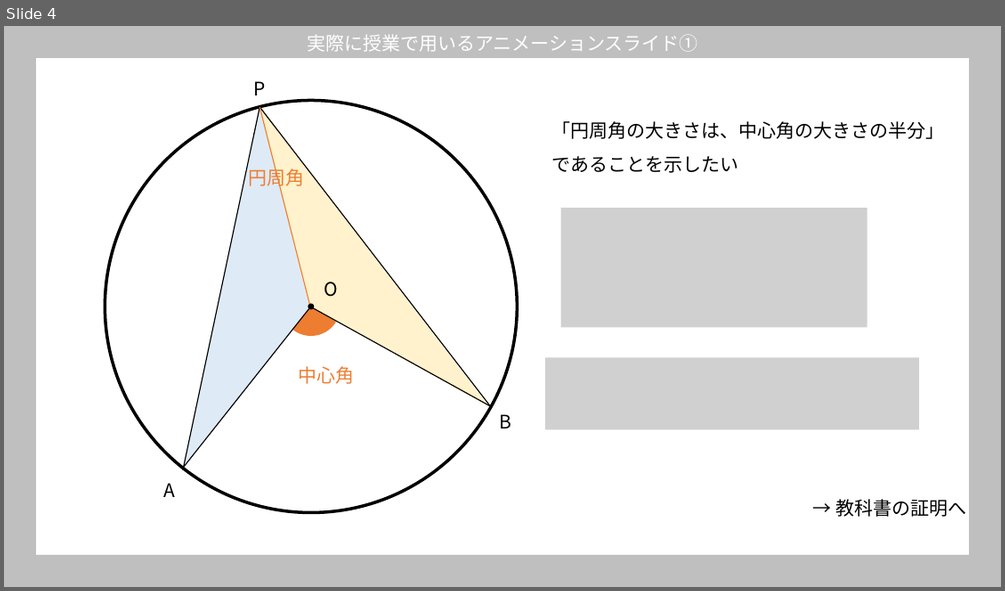
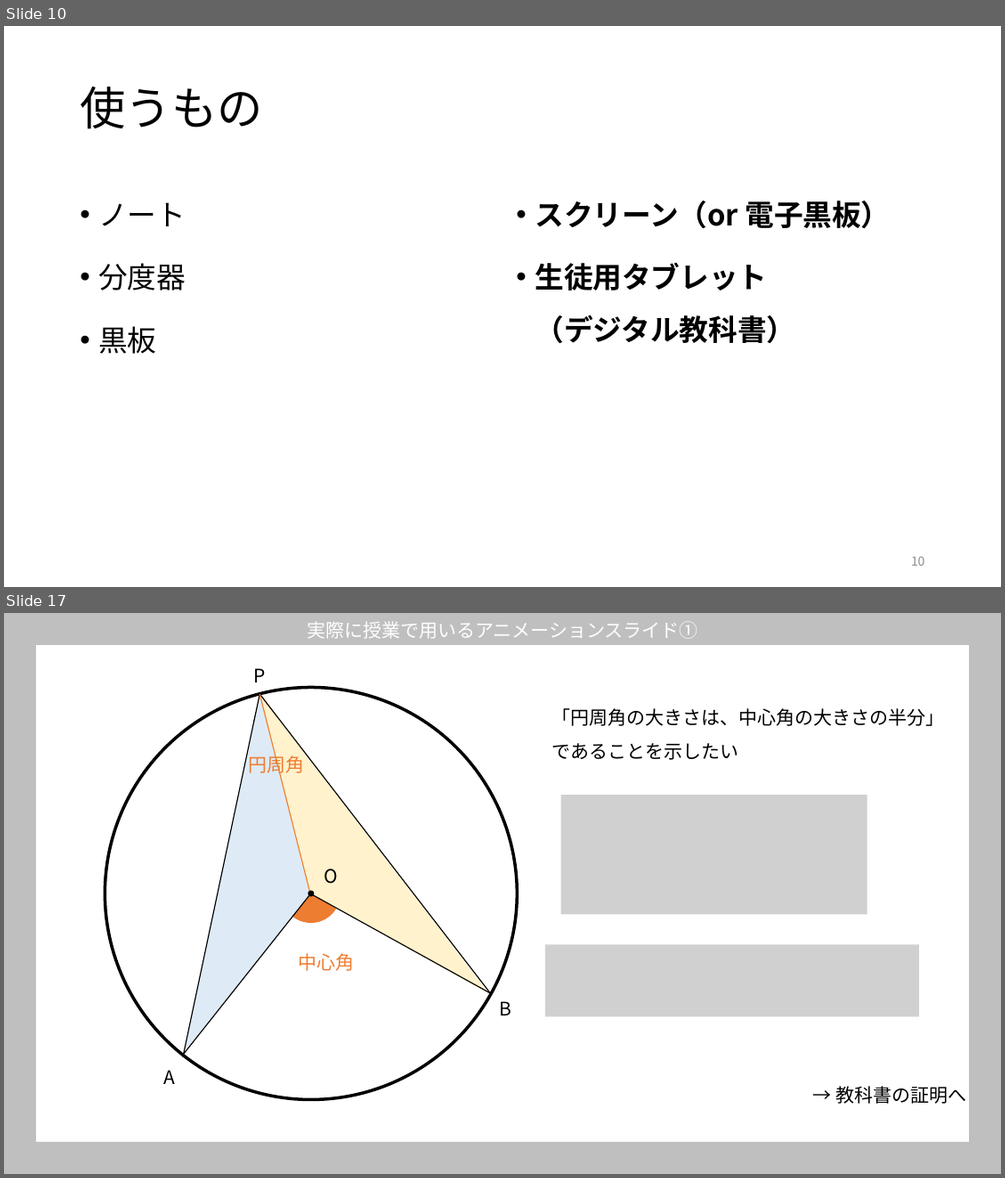
Before and after one commit to ogata222/ogata222.github.io, a slide deck: 円周角の定理_発表会用授業イメージ説明.pptx. Shown one above the other, each under a label of ours: slide 4 before the commit, slides 10 and 17 after it; the slides between them are not shown. The pictures are 1005x591 and 1005x1178 pixels, drawn with LibreOffice and Linux fonts; fonts in the diff are those of the drawing; grey boxes stand for pictures. Boxes give left, top, right and bottom in pixels: in the first picture for what was removed or moved away, otherwise in the second. Text is boxed around its words. In the diff, an @@ line names an element or a change of style, - is before the commit and + after.

```diff
--- a/円周角の定理_発表会用授業イメージ説明.pptx
+++ b/円周角の定理_発表会用授業イメージ説明.pptx
@@ slide 10 added at [4,26,1001,587], background #FFFFFF @@
@@ title added at [80,87,262,129], 44 pt, text #000000 @@
+使うもの
@@ text added at [98,202,186,354], 28 pt, text #000000 @@
+• ノート
+• 分度器
+• 黒板
@@ text added at [534,200,890,343], 28 pt, text #000000, bold @@
+• スクリーン（or 電子黒板）
+• 生徒用タブレット
+  （デジタル教科書）
@@ page number added at [911,556,925,565], 12 pt, text #8C8C8C @@
+10
@@ what was slide 4 is now slide 17 @@
```
Also in this commit, not shown: 3 slides changed, 15 other slides added, 4 slides removed.
